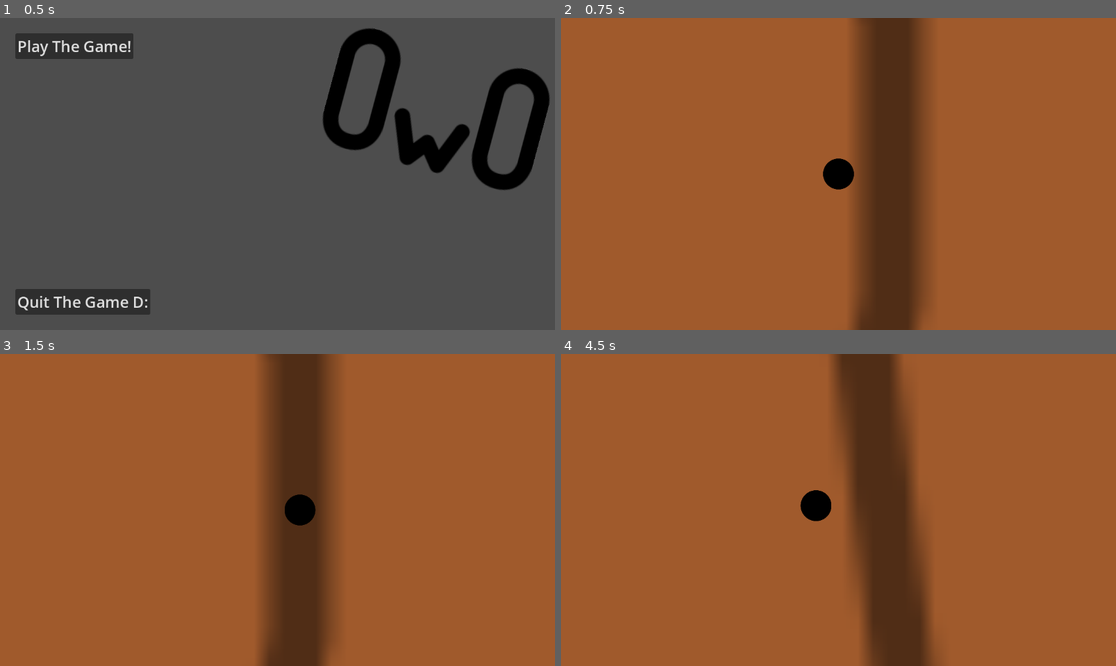
Above: before the commit, frames 1-4 (two rows, left to right).
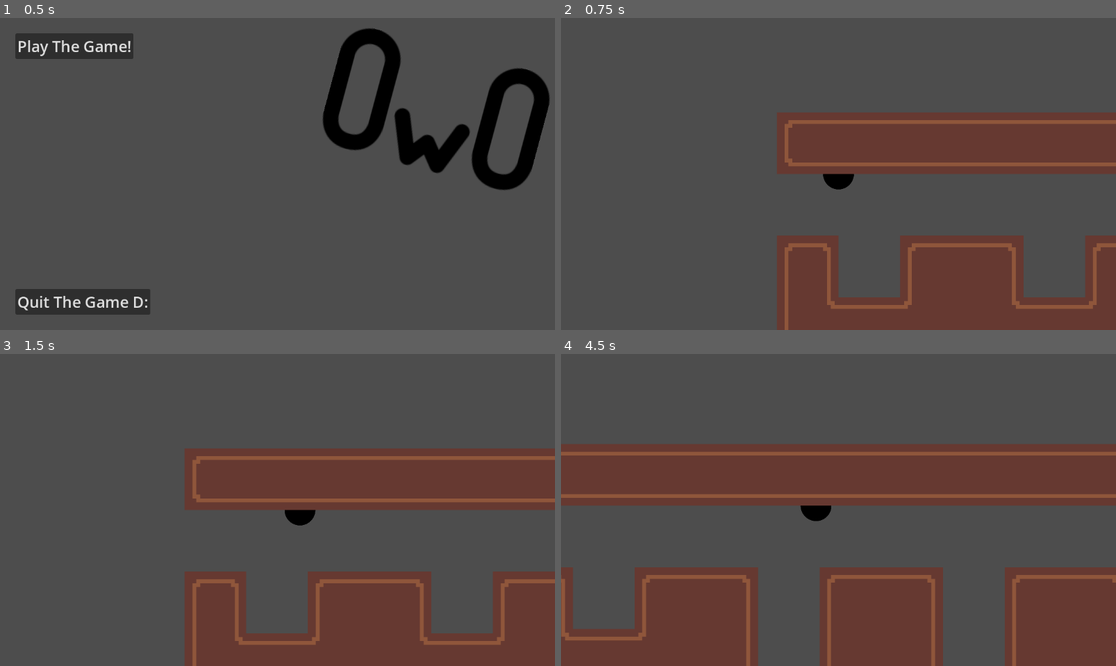
Above: after the commit, the same moments.

Repository: Omay238/gooberts-spoopy-world
Game: Godot game, scene res://scenes/menu.tscn
Same seed, same stepped clock (60 frames per second), same inputs: the game is played once before the commit and once after it.
Inputs:
- Up to frame 1 (0.5 s): no input
- Up to frame 2 (0.75 s): click "Play The Game!" at 0.5 s
- Up to frame 3 (1.5 s): tap Enter at 1.25 s; hold D (move_right) from 1.28 s (still down); tap Alt at 1.35 s
- Up to frame 4 (4.5 s): release D (move_right) at 2.03 s; hold S (move_down) 2.03-2.78 s; tap Shift at 2.1, 3.6 s; hold D (move_right) 2.78-3.53 s; tap Alt at 2.85, 4.35 s; hold W (move_up) 3.53-4.28 s; hold A (move_left) from 4.28 s (still down)

Frame 1 is identical in both runs. In frame 2, 96% of the frame differs, in the area x 0-100%, y 0-100%; in frame 3, 96%; in frame 4, 95%.

Commit message:
maze generation

Diff:
--- a/scenes/main.tscn
+++ b/scenes/main.tscn
@@ -1,7 +1,349 @@
-[gd_scene load_steps=3 format=3 uid="uid://dgaty1uj3up4f"]
+[gd_scene load_steps=6 format=3 uid="uid://dgaty1uj3up4f"]
 
 [ext_resource type="PackedScene" uid="uid://bxdmnhk6uge32" path="res://scenes/player.tscn" id="1_o5qli"]
-[ext_resource type="Texture2D" uid="uid://ji3gtm306d64" path="res://images/floor.png" id="2_0wfyh"]
+[ext_resource type="Texture2D" uid="uid://bldbt3njqldfv" path="res://images/tilemap.png" id="2_0wfyh"]
+[ext_resource type="Script" uid="uid://bwtkxyogyxbve" path="res://scripts/mapgen.gd" id="3_sugp2"]
+
+[sub_resource type="TileSetAtlasSource" id="TileSetAtlasSource_sugp2"]
+texture = ExtResource("2_0wfyh")
+texture_region_size = Vector2i(128, 128)
+0:0/0 = 0
+0:0/0/terrain_set = 0
+0:0/0/terrain = 0
+0:0/0/terrains_peering_bit/bottom_side = 0
+1:0/0 = 0
+1:0/0/terrain_set = 0
+1:0/0/terrain = 0
+1:0/0/terrains_peering_bit/right_side = 0
+1:0/0/terrains_peering_bit/bottom_side = 0
+2:0/0 = 0
+2:0/0/terrain_set = 0
+2:0/0/terrain = 0
+2:0/0/terrains_peering_bit/right_side = 0
+2:0/0/terrains_peering_bit/bottom_side = 0
+2:0/0/terrains_peering_bit/left_side = 0
+3:0/0 = 0
+3:0/0/terrain_set = 0
+3:0/0/terrain = 0
+3:0/0/terrains_peering_bit/bottom_side = 0
+3:0/0/terrains_peering_bit/left_side = 0
+4:0/0 = 0
+4:0/0/terrain_set = 0
+4:0/0/terrain = 0
+4:0/0/terrains_peering_bit/right_side = 0
+4:0/0/terrains_peering_bit/bottom_side = 0
+4:0/0/terrains_peering_bit/left_side = 0
+4:0/0/terrains_peering_bit/top_left_corner = 0
+4:0/0/terrains_peering_bit/top_side = 0
+5:0/0 = 0
+5:0/0/terrain_set = 0
+5:0/0/terrain = 0
+5:0/0/terrains_peering_bit/right_side = 0
+5:0/0/terrains_peering_bit/bottom_right_corner = 0
+5:0/0/terrains_peering_bit/bottom_side = 0
+5:0/0/terrains_peering_bit/left_side = 0
+6:0/0 = 0
+6:0/0/terrain_set = 0
+6:0/0/terrain = 0
+6:0/0/terrains_peering_bit/right_side = 0
+6:0/0/terrains_peering_bit/bottom_side = 0
+6:0/0/terrains_peering_bit/bottom_left_corner = 0
+6:0/0/terrains_peering_bit/left_side = 0
+7:0/0 = 0
+7:0/0/terrain_set = 0
+7:0/0/terrain = 0
+7:0/0/terrains_peering_bit/right_side = 0
+7:0/0/terrains_peering_bit/bottom_side = 0
+7:0/0/terrains_peering_bit/left_side = 0
+7:0/0/terrains_peering_bit/top_side = 0
+7:0/0/terrains_peering_bit/top_right_corner = 0
+8:0/0 = 0
+8:0/0/terrain_set = 0
+8:0/0/terrain = 0
+8:0/0/terrains_peering_bit/right_side = 0
+8:0/0/terrains_peering_bit/bottom_right_corner = 0
+8:0/0/terrains_peering_bit/bottom_side = 0
+9:0/0 = 0
+9:0/0/terrain_set = 0
+9:0/0/terrain = 0
+9:0/0/terrains_peering_bit/right_side = 0
+9:0/0/terrains_peering_bit/bottom_right_corner = 0
+9:0/0/terrains_peering_bit/bottom_side = 0
+9:0/0/terrains_peering_bit/bottom_left_corner = 0
+9:0/0/terrains_peering_bit/left_side = 0
+9:0/0/terrains_peering_bit/top_side = 0
+10:0/0 = 0
+10:0/0/terrain_set = 0
+10:0/0/terrain = 0
+10:0/0/terrains_peering_bit/right_side = 0
+10:0/0/terrains_peering_bit/bottom_right_corner = 0
+10:0/0/terrains_peering_bit/bottom_side = 0
+10:0/0/terrains_peering_bit/bottom_left_corner = 0
+10:0/0/terrains_peering_bit/left_side = 0
+11:0/0 = 0
+11:0/0/terrain_set = 0
+11:0/0/terrain = 0
+11:0/0/terrains_peering_bit/bottom_side = 0
+11:0/0/terrains_peering_bit/bottom_left_corner = 0
+11:0/0/terrains_peering_bit/left_side = 0
+0:1/0 = 0
+0:1/0/terrain_set = 0
+0:1/0/terrain = 0
+0:1/0/terrains_peering_bit/bottom_side = 0
+0:1/0/terrains_peering_bit/top_side = 0
+1:1/0 = 0
+1:1/0/terrain_set = 0
+1:1/0/terrain = 0
+1:1/0/terrains_peering_bit/right_side = 0
+1:1/0/terrains_peering_bit/bottom_side = 0
+1:1/0/terrains_peering_bit/top_side = 0
+2:1/0 = 0
+2:1/0/terrain_set = 0
+2:1/0/terrain = 0
+2:1/0/terrains_peering_bit/right_side = 0
+2:1/0/terrains_peering_bit/bottom_side = 0
+2:1/0/terrains_peering_bit/left_side = 0
+2:1/0/terrains_peering_bit/top_side = 0
+3:1/0 = 0
+3:1/0/terrain_set = 0
+3:1/0/terrain = 0
+3:1/0/terrains_peering_bit/bottom_side = 0
+3:1/0/terrains_peering_bit/left_side = 0
+3:1/0/terrains_peering_bit/top_side = 0
+4:1/0 = 0
+4:1/0/terrain_set = 0
+4:1/0/terrain = 0
+4:1/0/terrains_peering_bit/right_side = 0
+4:1/0/terrains_peering_bit/bottom_right_corner = 0
+4:1/0/terrains_peering_bit/bottom_side = 0
+4:1/0/terrains_peering_bit/top_side = 0
+5:1/0 = 0
+5:1/0/terrain_set = 0
+5:1/0/terrain = 0
+5:1/0/terrains_peering_bit/right_side = 0
+5:1/0/terrains_peering_bit/bottom_right_corner = 0
+5:1/0/terrains_peering_bit/bottom_side = 0
+5:1/0/terrains_peering_bit/bottom_left_corner = 0
+5:1/0/terrains_peering_bit/left_side = 0
+5:1/0/terrains_peering_bit/top_side = 0
+5:1/0/terrains_peering_bit/top_right_corner = 0
+6:1/0 = 0
+6:1/0/terrain_set = 0
+6:1/0/terrain = 0
+6:1/0/terrains_peering_bit/right_side = 0
+6:1/0/terrains_peering_bit/bottom_right_corner = 0
+6:1/0/terrains_peering_bit/bottom_side = 0
+6:1/0/terrains_peering_bit/bottom_left_corner = 0
+6:1/0/terrains_peering_bit/left_side = 0
+6:1/0/terrains_peering_bit/top_left_corner = 0
+6:1/0/terrains_peering_bit/top_side = 0
+7:1/0 = 0
+7:1/0/terrain_set = 0
+7:1/0/terrain = 0
+7:1/0/terrains_peering_bit/bottom_side = 0
+7:1/0/terrains_peering_bit/bottom_left_corner = 0
+7:1/0/terrains_peering_bit/left_side = 0
+7:1/0/terrains_peering_bit/top_side = 0
+8:1/0 = 0
+8:1/0/terrain_set = 0
+8:1/0/terrain = 0
+8:1/0/terrains_peering_bit/right_side = 0
+8:1/0/terrains_peering_bit/bottom_right_corner = 0
+8:1/0/terrains_peering_bit/bottom_side = 0
+8:1/0/terrains_peering_bit/top_side = 0
+8:1/0/terrains_peering_bit/top_right_corner = 0
+9:1/0 = 0
+9:1/0/terrain_set = 0
+9:1/0/terrain = 0
+9:1/0/terrains_peering_bit/right_side = 0
+9:1/0/terrains_peering_bit/bottom_side = 0
+9:1/0/terrains_peering_bit/bottom_left_corner = 0
+9:1/0/terrains_peering_bit/left_side = 0
+9:1/0/terrains_peering_bit/top_side = 0
+9:1/0/terrains_peering_bit/top_right_corner = 0
+11:1/0 = 0
+11:1/0/terrain_set = 0
+11:1/0/terrain = 0
+11:1/0/terrains_peering_bit/right_side = 0
+11:1/0/terrains_peering_bit/bottom_side = 0
+11:1/0/terrains_peering_bit/bottom_left_corner = 0
+11:1/0/terrains_peering_bit/left_side = 0
+11:1/0/terrains_peering_bit/top_left_corner = 0
+11:1/0/terrains_peering_bit/top_side = 0
+0:2/0 = 0
+0:2/0/terrain_set = 0
+0:2/0/terrain = 0
+0:2/0/terrains_peering_bit/top_side = 0
+1:2/0 = 0
+1:2/0/terrain_set = 0
+1:2/0/terrain = 0
+1:2/0/terrains_peering_bit/right_side = 0
+1:2/0/terrains_peering_bit/top_side = 0
+2:2/0 = 0
+2:2/0/terrain_set = 0
+2:2/0/terrain = 0
+2:2/0/terrains_peering_bit/right_side = 0
+2:2/0/terrains_peering_bit/left_side = 0
+2:2/0/terrains_peering_bit/top_side = 0
+3:2/0 = 0
+3:2/0/terrain_set = 0
+3:2/0/terrain = 0
+3:2/0/terrains_peering_bit/left_side = 0
+3:2/0/terrains_peering_bit/top_side = 0
+4:2/0 = 0
+4:2/0/terrain_set = 0
+4:2/0/terrain = 0
+4:2/0/terrains_peering_bit/right_side = 0
+4:2/0/terrains_peering_bit/bottom_side = 0
+4:2/0/terrains_peering_bit/top_side = 0
+4:2/0/terrains_peering_bit/top_right_corner = 0
+5:2/0 = 0
+5:2/0/terrain_set = 0
+5:2/0/terrain = 0
+5:2/0/terrains_peering_bit/right_side = 0
+5:2/0/terrains_peering_bit/bottom_right_corner = 0
+5:2/0/terrains_peering_bit/bottom_side = 0
+5:2/0/terrains_peering_bit/left_side = 0
+5:2/0/terrains_peering_bit/top_left_corner = 0
+5:2/0/terrains_peering_bit/top_side = 0
+5:2/0/terrains_peering_bit/top_right_corner = 0
+6:2/0 = 0
+6:2/0/terrain_set = 0
+6:2/0/terrain = 0
+6:2/0/terrains_peering_bit/right_side = 0
+6:2/0/terrains_peering_bit/bottom_side = 0
+6:2/0/terrains_peering_bit/bottom_left_corner = 0
+6:2/0/terrains_peering_bit/left_side = 0
+6:2/0/terrains_peering_bit/top_left_corner = 0
+6:2/0/terrains_peering_bit/top_side = 0
+6:2/0/terrains_peering_bit/top_right_corner = 0
+7:2/0 = 0
+7:2/0/terrain_set = 0
+7:2/0/terrain = 0
+7:2/0/terrains_peering_bit/bottom_side = 0
+7:2/0/terrains_peering_bit/left_side = 0
+7:2/0/terrains_peering_bit/top_left_corner = 0
+7:2/0/terrains_peering_bit/top_side = 0
+8:2/0 = 0
+8:2/0/terrain_set = 0
+8:2/0/terrain = 0
+8:2/0/terrains_peering_bit/right_side = 0
+8:2/0/terrains_peering_bit/bottom_right_corner = 0
+8:2/0/terrains_peering_bit/bottom_side = 0
+8:2/0/terrains_peering_bit/left_side = 0
+8:2/0/terrains_peering_bit/top_side = 0
+8:2/0/terrains_peering_bit/top_right_corner = 0
+9:2/0 = 0
+9:2/0/terrain_set = 0
+9:2/0/terrain = 0
+9:2/0/terrains_peering_bit/right_side = 0
+9:2/0/terrains_peering_bit/bottom_right_corner = 0
+9:2/0/terrains_peering_bit/bottom_side = 0
+9:2/0/terrains_peering_bit/bottom_left_corner = 0
+9:2/0/terrains_peering_bit/left_side = 0
+9:2/0/terrains_peering_bit/top_left_corner = 0
+9:2/0/terrains_peering_bit/top_side = 0
+9:2/0/terrains_peering_bit/top_right_corner = 0
+10:2/0 = 0
+10:2/0/terrain_set = 0
+10:2/0/terrain = 0
+10:2/0/terrains_peering_bit/right_side = 0
+10:2/0/terrains_peering_bit/bottom_right_corner = 0
+10:2/0/terrains_peering_bit/bottom_side = 0
+10:2/0/terrains_peering_bit/left_side = 0
+10:2/0/terrains_peering_bit/top_left_corner = 0
+10:2/0/terrains_peering_bit/top_side = 0
+11:2/0 = 0
+11:2/0/terrain_set = 0
+11:2/0/terrain = 0
+11:2/0/terrains_peering_bit/bottom_side = 0
+11:2/0/terrains_peering_bit/bottom_left_corner = 0
+11:2/0/terrains_peering_bit/left_side = 0
+11:2/0/terrains_peering_bit/top_left_corner = 0
+11:2/0/terrains_peering_bit/top_side = 0
+0:3/0 = 0
+0:3/0/terrain_set = 0
+0:3/0/terrain = 0
+1:3/0 = 0
+1:3/0/terrain_set = 0
+1:3/0/terrain = 0
+1:3/0/terrains_peering_bit/right_side = 0
+2:3/0 = 0
+2:3/0/terrain_set = 0
+2:3/0/terrain = 0
+2:3/0/terrains_peering_bit/right_side = 0
+2:3/0/terrains_peering_bit/left_side = 0
+3:3/0 = 0
+3:3/0/terrain_set = 0
+3:3/0/terrain = 0
+3:3/0/terrains_peering_bit/left_side = 0
+4:3/0 = 0
+4:3/0/terrain_set = 0
+4:3/0/terrain = 0
+4:3/0/terrains_peering_bit/right_side = 0
+4:3/0/terrains_peering_bit/bottom_side = 0
+4:3/0/terrains_peering_bit/bottom_left_corner = 0
+4:3/0/terrains_peering_bit/left_side = 0
+4:3/0/terrains_peering_bit/top_side = 0
+5:3/0 = 0
+5:3/0/terrain_set = 0
+5:3/0/terrain = 0
+5:3/0/terrains_peering_bit/right_side = 0
+5:3/0/terrains_peering_bit/left_side = 0
+5:3/0/terrains_peering_bit/top_side = 0
+5:3/0/terrains_peering_bit/top_right_corner = 0
+6:3/0 = 0
+6:3/0/terrain_set = 0
+6:3/0/terrain = 0
+6:3/0/terrains_peering_bit/right_side = 0
+6:3/0/terrains_peering_bit/left_side = 0
+6:3/0/terrains_peering_bit/top_left_corner = 0
+6:3/0/terrains_peering_bit/top_side = 0
+7:3/0 = 0
+7:3/0/terrain_set = 0
+7:3/0/terrain = 0
+7:3/0/terrains_peering_bit/right_side = 0
+7:3/0/terrains_peering_bit/bottom_right_corner = 0
+7:3/0/terrains_peering_bit/bottom_side = 0
+7:3/0/terrains_peering_bit/left_side = 0
+7:3/0/terrains_peering_bit/top_side = 0
+8:3/0 = 0
+8:3/0/terrain_set = 0
+8:3/0/terrain = 0
+8:3/0/terrains_peering_bit/right_side = 0
+8:3/0/terrains_peering_bit/top_side = 0
+8:3/0/terrains_peering_bit/top_right_corner = 0
+9:3/0 = 0
+9:3/0/terrain_set = 0
+9:3/0/terrain = 0
+9:3/0/terrains_peering_bit/right_side = 0
+9:3/0/terrains_peering_bit/left_side = 0
+9:3/0/terrains_peering_bit/top_left_corner = 0
+9:3/0/terrains_peering_bit/top_side = 0
+9:3/0/terrains_peering_bit/top_right_corner = 0
+10:3/0 = 0
+10:3/0/terrain_set = 0
+10:3/0/terrain = 0
+10:3/0/terrains_peering_bit/right_side = 0
+10:3/0/terrains_peering_bit/bottom_side = 0
+10:3/0/terrains_peering_bit/left_side = 0
+10:3/0/terrains_peering_bit/top_left_corner = 0
+10:3/0/terrains_peering_bit/top_side = 0
+10:3/0/terrains_peering_bit/top_right_corner = 0
+11:3/0 = 0
+11:3/0/terrain_set = 0
+11:3/0/terrain = 0
+11:3/0/terrains_peering_bit/left_side = 0
+11:3/0/terrains_peering_bit/top_left_corner = 0
+11:3/0/terrains_peering_bit/top_side = 0
+
+[sub_resource type="TileSet" id="TileSet_jyhfs"]
+tile_size = Vector2i(128, 128)
+physics_layer_0/collision_layer = 1
+terrain_set_0/mode = 0
+terrain_set_0/terrain_0/name = "Terrain 0"
+terrain_set_0/terrain_0/color = Color(0.5, 0.34375, 0.25, 1)
+sources/0 = SubResource("TileSetAtlasSource_sugp2")
 
 [node name="Main" type="Control"]
 layout_mode = 3
@@ -13,8 +355,9 @@
 
 [node name="Root" type="Node2D" parent="."]
 
-[node name="Floor" type="Sprite2D" parent="Root"]
-scale = Vector2(32, 32)
-texture = ExtResource("2_0wfyh")
-
 [node name="Player" parent="Root" instance=ExtResource("1_o5qli")]
+
+[node name="Layer0" type="TileMapLayer" parent="Root"]
+use_parent_material = true
+tile_set = SubResource("TileSet_jyhfs")
+script = ExtResource("3_sugp2")
--- /dev/null
+++ b/scripts/mapgen.gd
@@ -0,0 +1,114 @@
+extends TileMapLayer
+
+func _ready():
+	var grid = []
+
+	var width = 8;
+	var height = 8;
+
+
+	# 0b<up><right><down><left><visited>
+	for y in range(height):
+		grid.append([]);
+		for x in range(width):
+			grid[y].append(0b11110);
+
+	grid[0][0] = 0b11111
+
+	var stack = [[0, 0]]
+
+
+	while len(stack) > 0:
+		var x = stack[-1][0]
+		var y = stack[-1][1]
+		var neighbors = []
+
+		# i've like, never used bitwise operations
+		if y > 0 && !grid[y - 1][x] & 0b00001: neighbors.append([x, y - 1, 0b00])
+		if y + 1 < height && !grid[y + 1][x] & 0b00001: neighbors.append([x, y + 1, 0b01])
+		if x > 0 && !grid[y][x - 1] & 0b00001: neighbors.append([x - 1, y, 0b10])
+		if x + 1 < width && !grid[y][x + 1] & 0b00001: neighbors.append([x + 1, y, 0b11])
+
+		if len(neighbors) > 0:
+			var neighbor = neighbors.pick_random()
+
+			var nx = neighbor[0]
+			var ny = neighbor[1]
+
+			# they call me john bitwise
+			if neighbor[2] == 0b00:
+				grid[y][x] &= 0b01111
+				grid[ny][nx] &= 0b11011
+			elif neighbor[2] == 0b01:
+				grid[y][x] &= 0b11011
+				grid[ny][nx] &= 0b01111
+			elif neighbor[2] == 0b10:
+				grid[y][x] &= 0b11101
+				grid[ny][nx] &= 0b10111
+			elif neighbor[2] == 0b11:
+				grid[y][x] &= 0b10111
+				grid[ny][nx] &= 0b11101
+
+			grid[ny][nx] |= 0b00001
+			stack.append([nx, ny])
+		else:
+			stack.pop_back()
+
+	var map_str = ""
+
+	var tiles = []
+
+	for y in range(height):
+		for x in range(width):
+			# 0b<up><right><down><left><visited>
+			tiles.append(Vector2i(x * 3 + 1, y * 3 + 1))
+			tiles.append(Vector2i(x * 3 + 1, y * 3 - 1))
+			tiles.append(Vector2i(x * 3 - 1, y * 3 + 1))
+			tiles.append(Vector2i(x * 3 - 1, y * 3 - 1))
+
+			if grid[y][x] & 0b10000:
+				tiles.append(Vector2i(x * 3, y * 3 - 1))
+			elif grid[y][x] & 0b01000:
+				tiles.append(Vector2i(x * 3 + 1, y * 3))
+			elif grid[y][x] & 0b00100:
+				tiles.append(Vector2i(x * 3, y * 3 + 1))
+			elif grid[y][x] & 0b00010:
+				tiles.append(Vector2i(x * 3 - 1, y * 3))
+
+			if grid[y][x] == 0b00001:
+				map_str += "┼"
+			elif grid[y][x] == 0b00011:
+				map_str += "├"
+			elif grid[y][x] == 0b00101:
+				map_str += "┴"
+			elif grid[y][x] == 0b00111:
+				map_str += "└"
+			elif grid[y][x] == 0b01001:
+				map_str += "┤"
+			elif grid[y][x] == 0b01011:
+				map_str += "│"
+			elif grid[y][x] == 0b01101:
+				map_str += "┘"
+			elif grid[y][x] == 0b01111:
+				map_str += "╵"
+			elif grid[y][x] == 0b10001:
+				map_str += "┬"
+			elif grid[y][x] == 0b10011:
+				map_str += "┌"
+			elif grid[y][x] == 0b10101:
+				map_str += "─"
+			elif grid[y][x] == 0b10111:
+				map_str += "╶"
+			elif grid[y][x] == 0b11001:
+				map_str += "┐"
+			elif grid[y][x] == 0b11011:
+				map_str += "╷"
+			elif grid[y][x] == 0b11101:
+				map_str += "╴"
+			elif grid[y][x] == 0b11111:
+				map_str += "╳"
+		map_str += "\n"
+
+	set_cells_terrain_connect(tiles, 0, 0)
+
+	print(map_str)
Binary file added: images/tilemap.png
Not shown, added: images/tilemap.png.import
Not shown, added: scripts/mapgen.gd.uid
